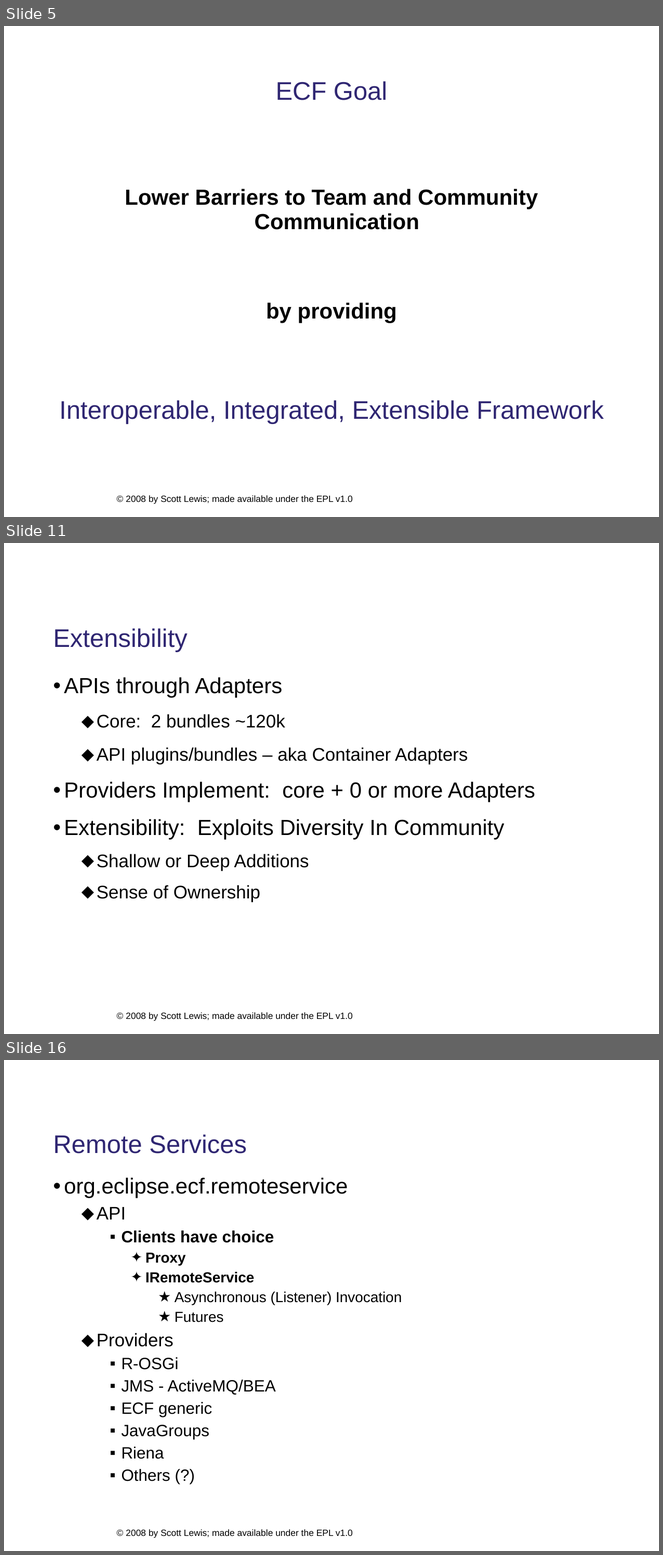
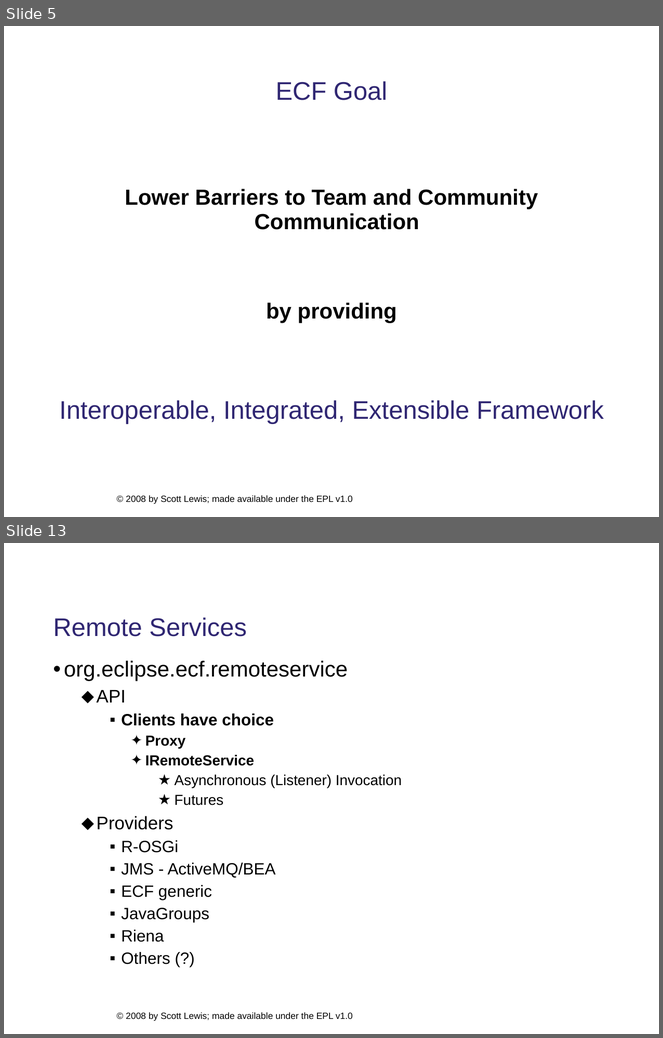
Before and after one commit to eclipse/ecf-website, a slide deck: presentations/eclipsecon2008/longtalk134/ecf_eclipsecon2008_134.ppt. Shown one above the other, each under a label of ours: slides 5, 11 and 16 before the commit, slides 5 and 13 after it; the slides between them are not shown. The pictures are 663x1555 and 663x1038 pixels, drawn with LibreOffice and Linux fonts; fonts in the diff are those of the drawing; background and template pictures are left out. Boxes give left, top, right and bottom in pixels: in the first picture for what was removed or moved away, otherwise in the second. Text is boxed around its words. In the diff, an @@ line names an element or a change of style, - is before the commit and + after.

```diff
--- a/presentations/eclipsecon2008/longtalk134/ecf_eclipsecon2008_134.ppt
+++ b/presentations/eclipsecon2008/longtalk134/ecf_eclipsecon2008_134.ppt
@@ slide 11 removed at (4, 543, 659, 1034), background #FFFFFF; not listed: 1 template element that a slide beside it also shows @@
@@ title removed at (53, 628, 187, 652) @@
-Extensibility
@@ text removed at (64, 677, 535, 902) @@
-• APIs through Adapters
-  ⬥ Core: 2 bundles ~120k
-  ⬥ API plugins/bundles – aka Container Adapters
-• Providers Implement: core + 0 or more Adapters
-• Extensibility: Exploits Diversity In Community
-  ⬥ Shallow or Deep Additions
-  ⬥ Sense of Ownership
@@ what was slide 16 is now slide 13 @@
```
Also in this commit, not shown: 6 slides changed, 3 slides added, 6 other slides removed, 1 other file.
